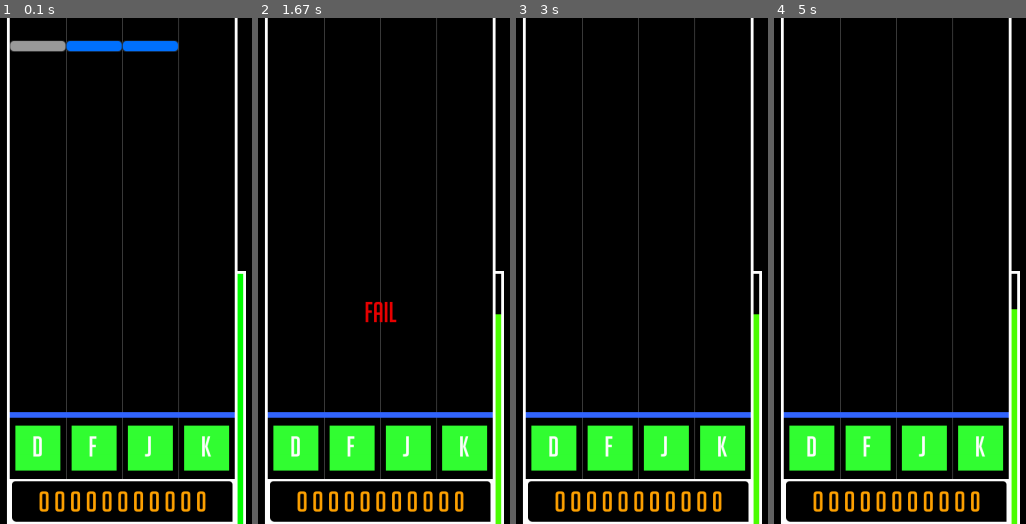
Above: before the commit, frames 1-4 (left to right).
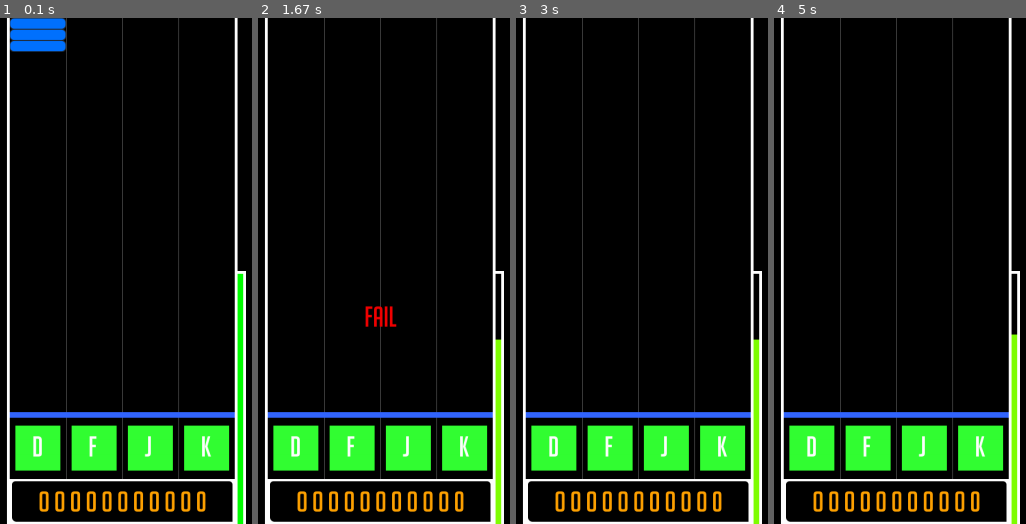
Above: after the commit, the same moments.

Repository: DeltaFrog1407/DELTABEAT
Game: pygame game, started from import pygame.py
Two runs of this game, one before a commit and one after it. Both use one fixed random seed, a clock stepped at 60 frames per second and the inputs below.
Inputs:
- Up to frame 1 (0.1 s): no input
- Up to frame 2 (1.67 s): tap D at 0.33 s
- Up to frame 3 (3 s): no input
- Up to frame 4 (5 s): no input

The runs differ from the first frame. In frame 1, 2.5% of the frame differs, in the area x 3-72%, y 0-7%; in frame 2, 1.1%; in frame 3, 0.9%; in frame 4, 0.9%.

Commit message:
리듬게임 만들기 7
리듬게임 롱 노트를 구현합니다(미완성)
event.key 값으로 키 누름을 받아올 때에 단 한번만 실행시킨다는 점을 생각하여 bool 자료형을 사용한 토글 방식으로 바꾸어 볼까 생각중 입니다.

Diff:
--- a/import pygame.py
+++ b/import pygame.py
@@ -37,6 +37,29 @@
         self.rect.y = -20
         self.speed = speed
         self.type = 0
+
+    def draw(self, screen): # 노트 그리기
+        screen.blit(self.image, self.rect)
+
+    def update(self): # 노트 떨어트리기(스피드)
+        self.rect.y += self.speed
+
+    def out_of_screen(self): # 노트가 화면 밖에 나갈 때 삭제
+        if self.rect.y >= FRAME_HEIGHT - 80:
+            return True
+        return False
+
+class Note_long(): # 노트 클래스
+    def __init__(self, lane, speed, long_num):
+        self.lane = lane
+        note_images_list = [resource_path("note1.png"), resource_path("note2.png")]
+        image_selected = random.choice(note_images_list)
+        self.image = pygame.image.load(image_selected)
+        self.rect = self.image.get_rect()
+        self.rect.x = FRAME_X + FRAME_WIDTH/4*self.lane
+        self.rect.y = -20*long_num
+        self.speed = speed
+        self.type = 1
 
     def draw(self, screen): # 노트 그리기
         screen.blit(self.image, self.rect)
@@ -106,9 +129,11 @@
         self.pressed_j = False
         self.pressed_k = False
 
-        self.notes_0.append(Note(0, 10))
-        self.notes_1.append(Note(1, 10))
-        self.notes_2.append(Note(2, 10))
+        self.notes_0.append(Note_long(0, 10, 1))
+        self.notes_0.append(Note_long(0, 10, 2))
+        self.notes_0.append(Note_long(0, 10, 3))
+        self.notes_0.append(Note_long(0, 10, 4))
+        self.notes_0.append(Note_long(0, 10, 5))
 
 
     def note_decesion(self, note_ypos, line): # 노트 판정
@@ -325,12 +350,15 @@
                     self.press.play(0)
                     self.pressed_d = True
                     for note in self.notes_0:
-                        if abs(self.line - note.rect.y) <= 200 and note.lane == 0: # 노트가 판정 범위 안에 들어왔는지 확인 후 삭제
-                            self.note_decesion(note.rect.y, self.line)
-                            del self.notes_0[0]
-                        if abs(self.line - note.rect.y) < 120 and note.lane == 0: # 이펙트 개체 생성 - FAIL만 아닐 시
-                            effect = Effect(FRAME_X + FRAME_WIDTH/4*note.lane + 50, FRAME_HEIGHT* 7/9 + 5)
-                            self.effect_group.add(effect)
+                        if note.type == 0:
+                            if abs(self.line - note.rect.y) <= 200 and note.lane == 0: # 노트가 판정 범위 안에 들어왔는지 확인 후 삭제
+                                self.note_decesion(note.rect.y, self.line)
+                                del self.notes_0[0]
+                            if abs(self.line - note.rect.y) < 120 and note.lane == 0: # 이펙트 개체 생성 - FAIL만 아닐 시
+                                effect = Effect(FRAME_X + FRAME_WIDTH/4*note.lane + 50, FRAME_HEIGHT* 7/9 + 5)
+                                self.effect_group.add(effect)
+
+
 
 
                 if event.key == pygame.K_f: # f 키를 누름
@@ -367,6 +395,7 @@
                             effect = Effect(FRAME_X + FRAME_WIDTH/4*note.lane + 50, FRAME_HEIGHT* 7/9 + 5)
                             self.effect_group.add(effect)
 
+
             if event.type == pygame.KEYUP: # 키를 뗌
                 if event.key == pygame.K_d:
                     self.pressed_d = False
